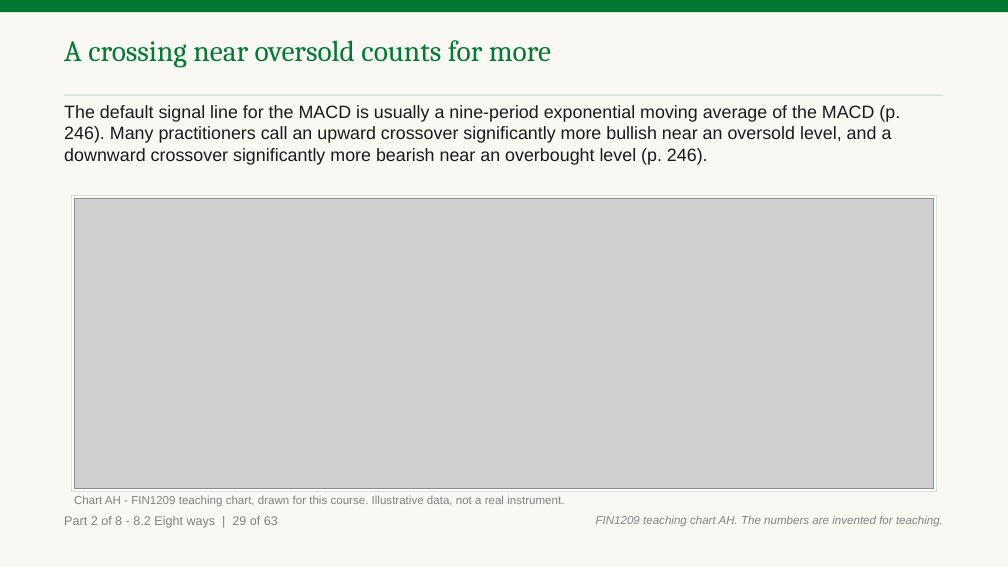
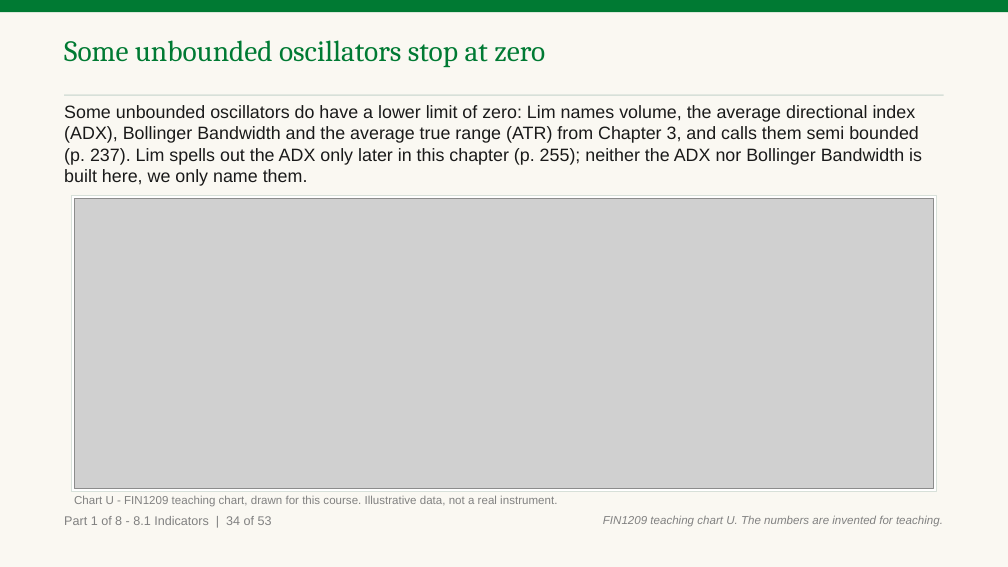
Before and after one commit to benjiesotelo-sudo/Telos_FIN1209, a slide deck: slide 38 of chapter-08/FIN1209-Chapter-08-Student-Edition.pptx (slide 85 before the commit). Drawn at 1008x567 pixels with LibreOffice and Linux fonts; fonts in the diff are those of the drawing; grey boxes stand for pictures. Boxes give left, top, right and bottom in pixels: in the first picture for what was removed or moved away, otherwise in the second. Text is boxed around its words. In the diff, an @@ line names an element or a change of style, - is before the commit and + after.

Commit message:
Chapter 8 Part A read 3: one fix round

```diff
--- a/chapter-08/FIN1209-Chapter-08-Student-Edition.pptx
+++ b/chapter-08/FIN1209-Chapter-08-Student-Edition.pptx
@@ text at (x1=64, y1=40, x2=545, y2=67): text changed @@
-A crossing near oversold counts for more
+Some unbounded oscillators stop at zero
@@ text at (x1=64, y1=105, x2=922, y2=186): text changed @@
-The default signal line for the MACD is usually a nine-period exponential moving average of the MACD (p. 246). Many practitioners call an upward crossover significantly more bullish near an oversold level, and a downward crossover significantly more bearish near an overbought level (p. 246).
+Some unbounded oscillators do have a lower limit of zero: Lim names volume, the average directional index (ADX), Bollinger Bandwidth and the average true range (ATR) from Chapter 3, and calls them semi bounded (p. 237). Lim spells out the ADX only later in this chapter (p. 255); neither the ADX nor Bollinger Bandwidth is built here, we only name them.
@@ text at (x1=74, y1=495, x2=557, y2=506): text changed @@
-Chart AH - FIN1209 teaching chart, drawn for this course. Illustrative data, not a real instrument.
+Chart U - FIN1209 teaching chart, drawn for this course. Illustrative data, not a real instrument.
@@ text at (x1=64, y1=516, x2=272, y2=525): text changed @@
-Part 2 of 8 - 8.2 Eight ways | 29 of 63
+Part 1 of 8 - 8.1 Indicators | 34 of 53
@@ text at (x1=603, y1=515, x2=943, y2=527): text changed @@
-FIN1209 teaching chart AH. The numbers are invented for teaching.
+FIN1209 teaching chart U. The numbers are invented for teaching.
```
Also in this commit, not shown: 112 other slides changed, 1 slide removed, 5 other files.
